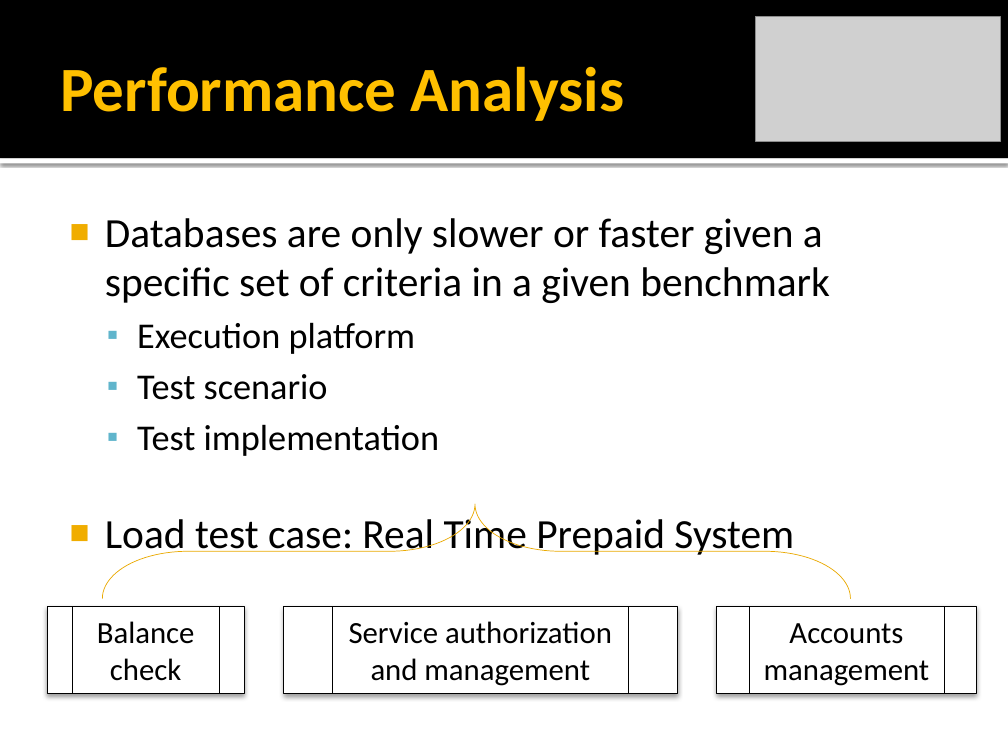
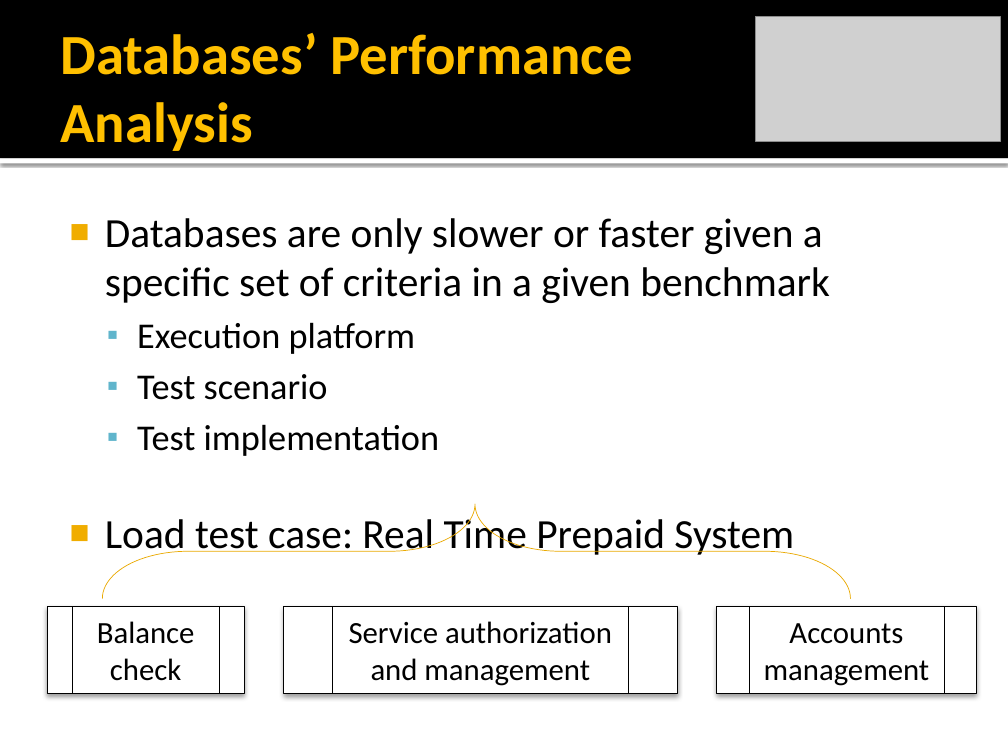
Before and after one commit to rickilama54/portable-db-bench, a slide deck: slide 8 of tesi/presentazione/Barbagallo-IMDB.pptx. Drawn at 1008x756 pixels with LibreOffice and Linux fonts; fonts in the diff are those of the drawing; grey boxes stand for pictures. Boxes give left, top, right and bottom in pixels: in the first picture for what was removed or moved away, otherwise in the second. Text is boxed around its words. In the diff, an @@ line names an element or a change of style, - is before the commit and + after.

```diff
--- a/tesi/presentazione/Barbagallo-IMDB.pptx
+++ b/tesi/presentazione/Barbagallo-IMDB.pptx
@@ title at box(60, 33, 632, 151): text changed; size 45 to 40.5 pt @@
-Performance Analysis
+Databases’ Performance Analysis
```
Also in this commit, not shown: 6 other slides changed, 1 slide added.
